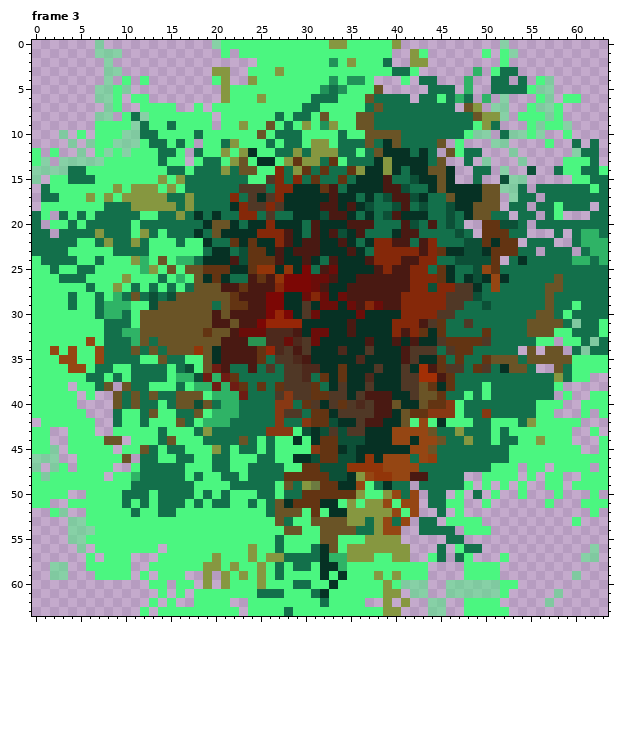
Pixel-art file: Sblorb/mega_red_sblorb.aseprite. This is how it looked before the edit.
64x64 pixels, 4 frames. Colours within 5 levels of each other are drawn and written as one. Shown: frame 3. The commit also changed other frames, which this record leaves out.
Once edited:
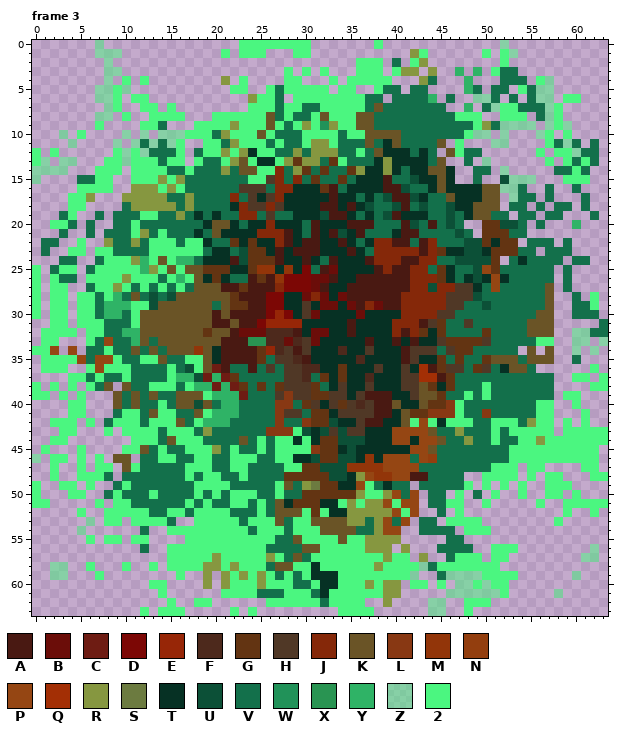
Palette (. is transparent): A #491912  B #6b0d09  C #6e1c13  D #7c0705  E #972607  F #4d291c  G #633412  H #503826  J #852809  K #6a5426  L #883813  M #923509  N #933e0e  P #954613  Q #a32f05  R #869740  S #6c7b40  T #063124  U #0c5037  V #13704b  W #219259  X #299452  Y #2fb366  Z #4bf68080  2 #4bf680
Edits made:
Changed rows in their new state; - is an unchanged pixel.
Frame 3:
first column x 0:
 0 --------------------...--------.......-..-----------------------
 1 --------------------------...--.........------------------------
 2 -------------------------...........---.V-2---------------------
 3 --------------------..--....-.-.-...---.2RR-R--Y----------------
 4 --------------------.--2....--...2.22-22-.-R-------.-V----------
 5 ---------------------.--..-V----2.2-..2VV-VV...--V---.2V--------
 6 ---------------------...R2-V.--222---V-.--V-Y.-..ZZV.V-VZ-------
 7 --------------.---.-....---V------------------.-Y.V-22VVV-------
 8 -----------..----...2-----K--------------------222..22-.V-------
 9 --------....2-V...--2-R2----------------------------ZZZZ.Z------
10 -------...-.Z.ZZZ-2-VR------------------------------Z...-2------
11 ------...-.-VZ-Z2.----------------------------------------VZ----
12 -----.-..---ZV---------------------------------------.--2-22----
13 -----...--Z-------------------------------------------.--2--V---
14 ----...---.--------------------------------------------.---V--..
15 --...----..--------------------------------------------Z---2--..
16 -....----..---------------------------------------------.-..-...
17 -...---...------------------------------------------------...-..
18 -...--....-----------------------------------------------.V-.--.
19 ..---..-.-------------------------------------------------V----.
20 .----.-..------------------------------------------------...Y...
21 ..--..-.--------------------------------------------------.-....
22 .--..-..---------------------------------------------------V....
23 .-..--.------------------------------------------------------...
24 ...--..----------------------------------------------------.VV..
25 -.---.----------------------------------------------------.-....
26 -.---.----------------------------------------------------.-....
27 -.--..----------------------------------------------------.-....
28 -.--.-----------------------------------------------------..-.2.
29 -.--.-----------------------------------------------------..V-2.
30 -.--.-----------------------------------------------------..---.
31 ..--.-----------------------------------------------------.....V
32 .----.----------------------------------------------------..ZZ-V
33 .--...2VP--------------------------------------------------.ZZ.Z
34 ---.-.VV2-------------------------------------------------.-Z.Z.
35 .--22PV-P2------------------------------------------------..V...
36 .---..-P2-------------------------------------------------....-.
37 ....---2V-------------------------------------------------..---2
38 -.-.2.----------------------------------------------------.---22
39 --.-.2.-----------------------------------------------------2-..
40 ....-2----------------------------------------------------.-2...
41 ....-----------------------------------------------------------.
42 -.---.--V2------------------------------------------------.-.2--
43 ..-2-..-2.------------------------------------------------.-22-2
44 ..22......--------------------------------------------------222-
45 .-.-.-...----------------------------------------------------22.
46 -.22--.-.K-----------------------------------------------------.
47 .-2.--.---K-----------------------------------------------...-2.
48 ..-..---V.VV-------------------------------------------------.--
49 -..--.-..V-------------------------------------------------2....
50 -...22..V------------------------------------------------2--2-.-
51 ----...-.-2V-V------------------------------------------2.-22---
52 --..-2..---2-V-2-V----VVV----------------------------------2----
53 ----..Z.--.----V..-----V----------------------------------2-.---
54 ----.-......V..---------V---V2----------------------------------
55 ----..-.--.--....-----------VK--22K-----------------------------
56 -----.-.....V.----------2-V-VVKK22-22---.-----VV-.-222----------
57 ------.-...---.---------2--2-K-2222222-R22-R..V2-2-2------------
58 -------...----.----------2VKK22T222---R----ZV222----------------
59 --------...-.-..-------------V-T-T2---2-2-Z.-VZZZZ--22----------
60 ----------------..--------------T----R--R.22-2.--2-2-.----------
61 ----------------.-...---------------------..--------------------
62 -------------.------..--..---------------.---------.-----.------
63 -----------------.....---.........----...--------....-----------
Boxes around the changes in both pictures, in picture pixels (x1, y1, x2, y2):
changed: (32, 40, 608, 616)
